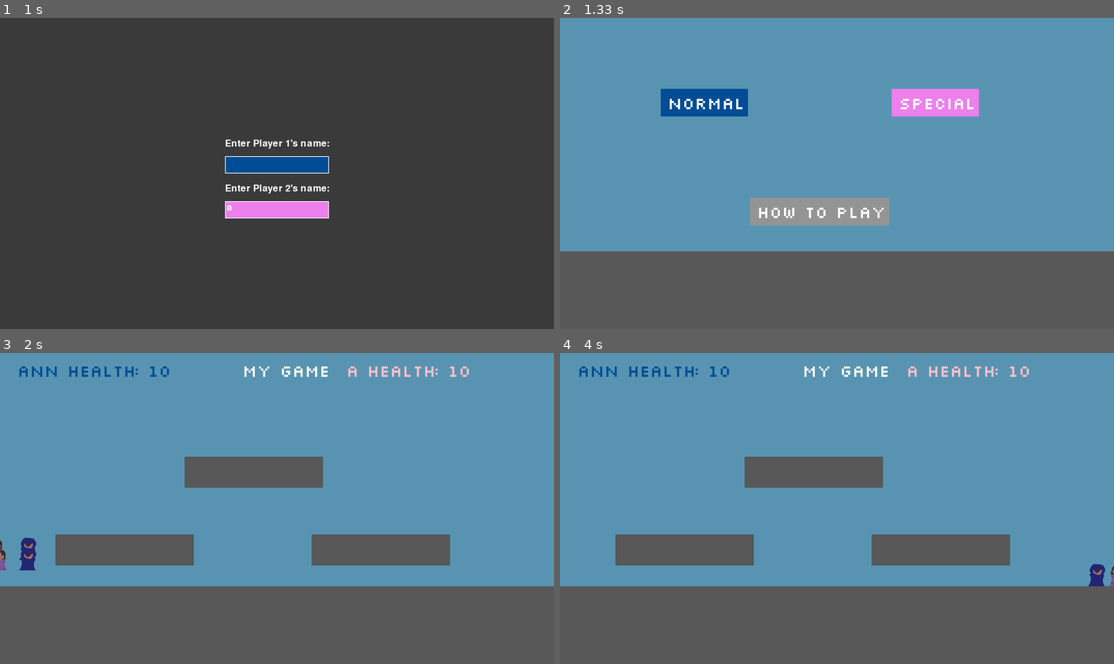
Above: before the commit, frames 1-4 (two rows, left to right).
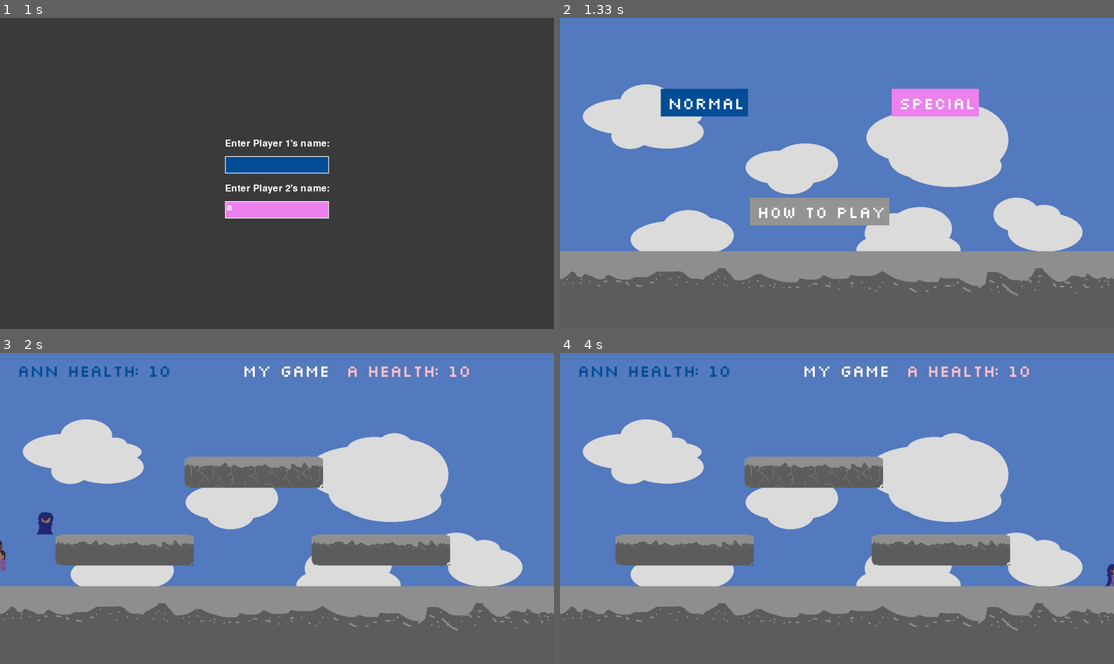
Above: after the commit, the same moments.

Repository: PUSH-YA/pygame_trial
Game: pygame game, started from my_game.py
The game is run twice, just before and just after one commit, with the same random seed, the same clock (stepped at 60 frames per second) and the same inputs.
Inputs (mouse positions are in pixels of both pictures, inside the frame that each line leads up to):
- Up to frame 1 (1 s): type "ann" at 0.33 s; tap Enter at 0.67 s; type "a" at 0.88 s
- Up to frame 2 (1.33 s): tap Enter at 1.02 s
- Up to frame 3 (2 s): click (144, 440) at 1.48 s; hold Right from 1.77 s (still down)
- Up to frame 4 (4 s): release Right at 2.23 s; hold Up 2.32-2.62 s; hold W 2.32-2.62 s; hold Right 2.65-3.12 s; hold D 2.65-3.12 s; hold Left 3.15-3.68 s; hold A 3.15-3.68 s; hold Left from 3.72 s (still down); hold A from 3.72 s (still down)

Frame 1 is identical in both runs. In frame 2, 78% of the frame differs, in the area x 0-100%, y 0-90%; in frame 3, 78%; in frame 4, 78%.

Commit message:
add background art and debugged mode change and restart

Diff:
--- a/my_game.py
+++ b/my_game.py
@@ -17,8 +17,7 @@
 font = pygame.font.Font('game_fonts/slkscr.ttf', 50)
 
 #sky
-sky_img = pygame.Surface((WIDTH,HEIGHT*3/4)) #TODO: replace image
-sky_img.fill((90,150,180))
+sky_img = pygame.image.load('game_images/sky.gif').convert_alpha()
 text_surface = font.render('My Game', False, (250, 250, 250))
 
 #playerA (64 x 64)
@@ -50,21 +49,16 @@
 
 
 #ground
-ground_img = pygame.Surface((WIDTH, HEIGHT*1/4)) #TODO: replace image
-ground_img.fill((90,90,90))
+ground_img = pygame.image.load('game_images/ground.gif').convert_alpha()
 ground_rect = ground_img.get_rect(topleft = (0,HEIGHT*3/4))
 
-float_ground1_img = pygame.Surface((WIDTH/4, HEIGHT*1/10)) #TODO: replace image
-float_ground1_img.fill((90,90,90))
+float_ground1_img = pygame.image.load('game_images/float_ground1.gif').convert_alpha()
 float_ground1_rect = float_ground1_img.get_rect(topleft = (WIDTH/10,HEIGHT*3/4-150))
 
-float_ground2_img = pygame.Surface((WIDTH/4, HEIGHT*1/10)) #TODO: replace image
-float_ground2_img.fill((90,90,90))
+float_ground2_img = pygame.image.load('game_images/float_ground2.gif').convert_alpha()
 float_ground2_rect = float_ground2_img.get_rect(topleft = (WIDTH*1/3,HEIGHT*2/6))
 
-float_ground3_img = pygame.Surface((WIDTH/4, HEIGHT*1/10)) #TODO: replace image
-float_ground3_img.fill((90,90,90))
-float_ground3_rect = float_ground3_img.get_rect(topleft = (900,HEIGHT*3/4-150))
+float_ground3_rect = float_ground1_img.get_rect(topleft = (900,HEIGHT*3/4-150))
 
 
 #game functions
@@ -175,7 +169,7 @@
         screen.blit(ground_img,ground_rect)
         screen.blit(float_ground1_img, float_ground1_rect)
         screen.blit(float_ground2_img, float_ground2_rect)
-        screen.blit(float_ground3_img, float_ground3_rect)
+        screen.blit(float_ground1_img, float_ground3_rect)
         screen.blit(text_surface, (WIDTH/2-100, 30))
         screen.blit(playerA_img, playerA_rect)
         screen.blit(playerB_img, playerB_rect)
@@ -352,12 +346,14 @@
                         in_main_menu = False
                         playerA_img = pygame.image.load('game_images/player/playerA.gif').convert_alpha()
                         playerB_img = pygame.image.load('game_images/player/playerB.gif').convert_alpha()
+                        game_restart()
                         game_loop(playerA_img, playerB_img, 1, player1_name, player2_name)
                 elif x >= special_textx - 5 and x <= special_textx + special_text.get_width() + 5:
                     if y >= special_texty - 5 and y <= special_texty + special_text.get_height() + 5:
                         in_main_menu = False
                         playerA_img = pygame.image.load('game_images/player/specialA.gif').convert_alpha()
                         playerB_img = pygame.image.load('game_images/player/specialB.gif').convert_alpha()
+                        game_restart()
                         game_loop(playerA_img, playerB_img, 2, player1_name, player2_name)
                 elif x >= instruction_textx - 5 and x <= instruction_textx + instruction_text.get_width() + 5:
                     if y >= instruction_texty - 5 and y <= instruction_texty + instruction_text.get_height() + 5:
Binary file added: game_images/float_ground.gif
Binary file added: game_images/float_ground1.gif
Binary file added: game_images/float_ground2.gif
Binary file added: game_images/ground.gif
Binary file added: game_images/sky.gif
Binary file added: game_images/sky.jpg
Binary file added: game_images/sky1.gif
Not shown, added: game_images/player/sjy.zip
